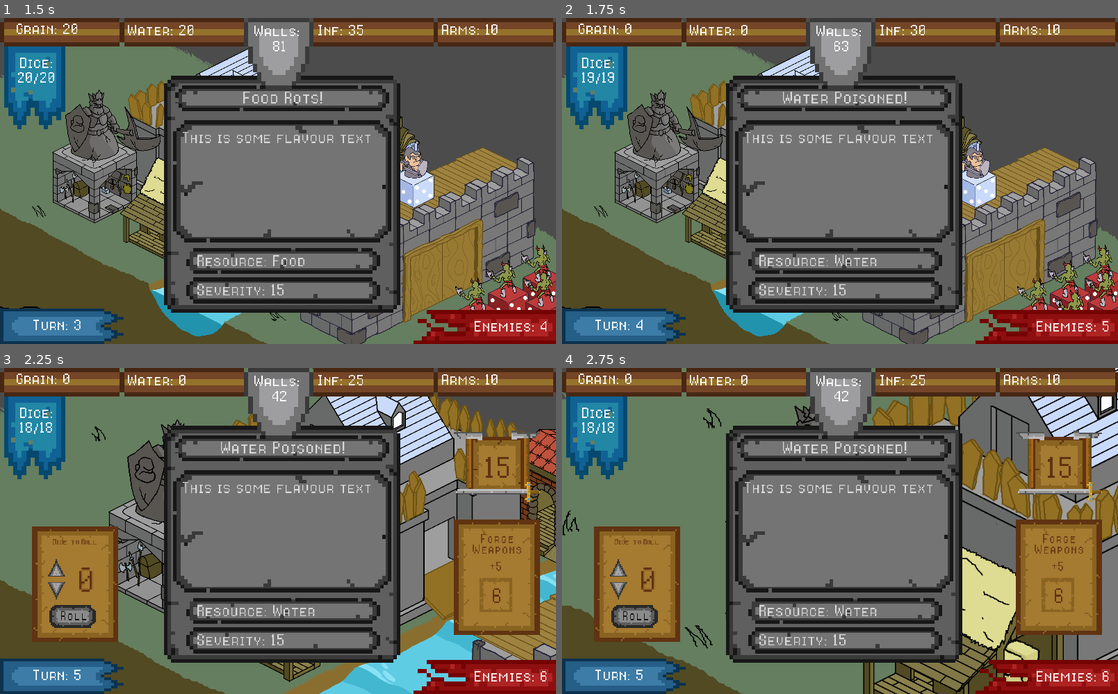
Above: before the commit, frames 1-4 (two rows, left to right).
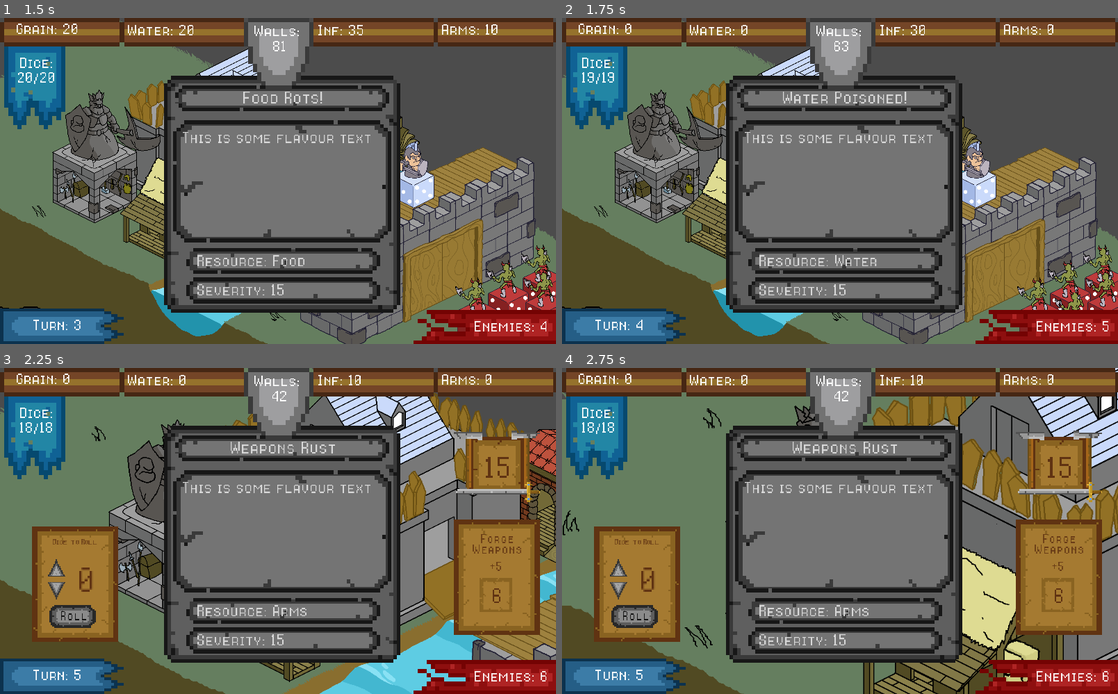
Above: after the commit, the same moments.

Repository: CapsCollective/rng-stronghold
Game: Godot game, scene res://scenes/main.tscn
The game is run twice, just before and just after one commit, with the same random seed, the same clock (stepped at 60 frames per second) and the same inputs.
Inputs (mouse positions are in pixels of both pictures, inside the frame that each line leads up to):
- Up to frame 1 (1.5 s): tap Enter (ui_accept) at 0.5, 0.77, 1.25 s; move the mouse to (372, 145) at 0.52 s; press the mouse at (372, 145) at 0.53 s; move the mouse to (239, 135) at 1.27 s; release the mouse at (239, 135) at 1.28 s; right-click (239, 135) at 1.35 s; click (239, 135) at 1.42 s
- Up to frame 2 (1.75 s): tap Enter (ui_accept) at 1.52 s
- Up to frame 3 (2.25 s): tap Enter (ui_accept) at 2 s; move the mouse to (105, 508) at 2.02 s; press the mouse at (105, 508) at 2.03 s
- Up to frame 4 (2.75 s): no input

Frame 1 is identical in both runs. In frame 2, less than 0.1% of the frame differs, in the area x 87-90%, y 1-6%; in frame 3, 0.5%, in the area x 39-90%, y 1-77%; in frame 4, 0.5%.

Commit message:
Added event triggers and stopped console from getting spammed with 'game over'.

Diff:
--- a/scripts/game_manager.gd
+++ b/scripts/game_manager.gd
@@ -115,9 +115,8 @@
 				commited_dice -=1
 		elif walls > 0:
 			walls -= get_dice_roll()
-		else:
-			# TODO make something cool happen
-			print("game over")
+	if walls == 0:
+		print('GAME OVER')
 
 func commit_enemies():
 	var committed = 1 + (turn / 20)
@@ -138,18 +137,32 @@
 	check_attrition()
 
 func generate_event():
-	if not active_events.empty():
-		for e in active_events.keys():
-			var event = active_events[e]
-			if event:
-				event['turn_counter'] += 1
-				if event['turn_counter'] == 2:
-					pass
-
+	trigger_events()
 	var new_event = events[randi()%events.size()]
 	if not active_events[new_event['resource']]:
 		active_events[new_event['resource']] = new_event
 		$"HUDCanvas/EventPanel".display_event(new_event)
+
+func trigger_events():
+	var events_to_delete = []
+	if not active_events.empty():
+		for event in active_events.values():
+			if event:
+				event['turn_counter'] += 1
+				if event['turn_counter'] == 2:
+					print('EVENT TRIGGERED: ')
+					print('EVENT: ' + event['title'])
+					print('AMOUNT: ' + str(event['amount']))
+					decrement_resource(event['resource'], event['amount'])
+					events_to_delete.push_back(event['resource'])
+	for res in events_to_delete:
+		clear_event(res)
+
+func get_event(res_id):
+	return active_events[res_id]
+
+func clear_event(resource):
+	active_events[resource] = null
 
 func update_ui():
 	$HUDCanvas/ResourceBar.update_labels()
@@ -160,12 +173,6 @@
 		process_turn()
 	if event.is_action_pressed("ui_cancel"):
 		$"HUDCanvas/EventPanel".hide()
-
-func get_event(res_id):
-	return active_events[res_id]
-
-func clear_event(resource):
-	active_events[resource] = null
 
 func check_attrition():
 	if attritionRate > 0:
@@ -209,5 +216,4 @@
 		obj -= amount
 	else:
 		obj = 0
-	print(obj)
 	return obj
